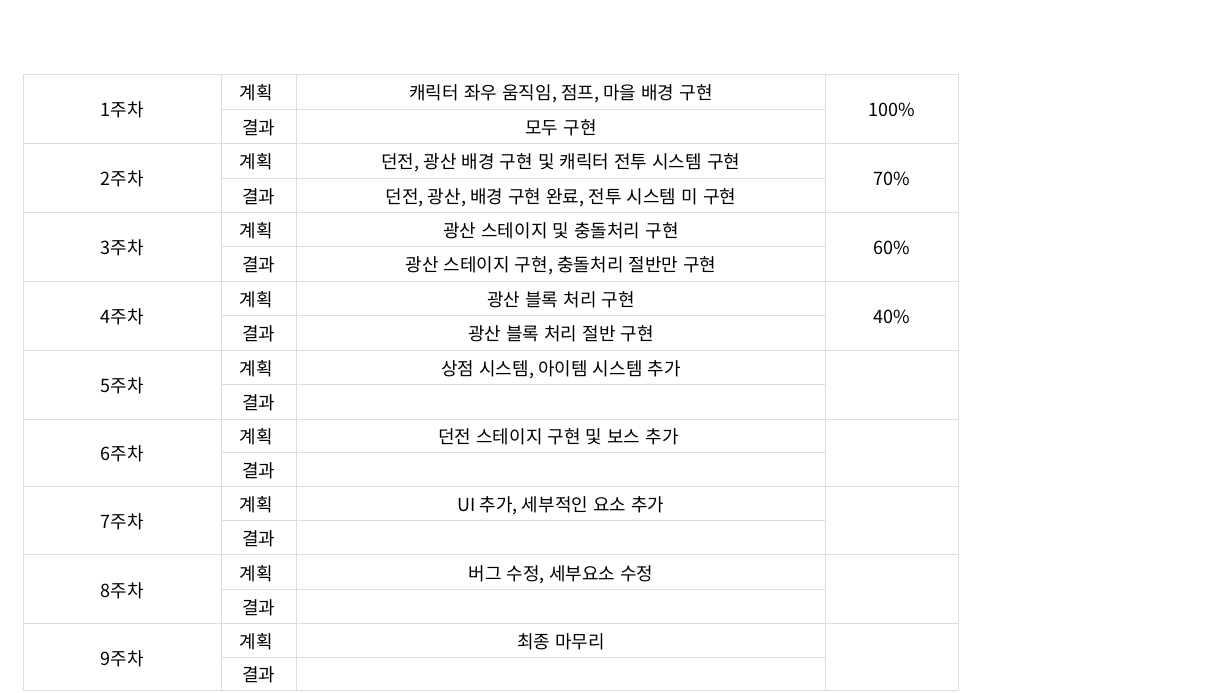
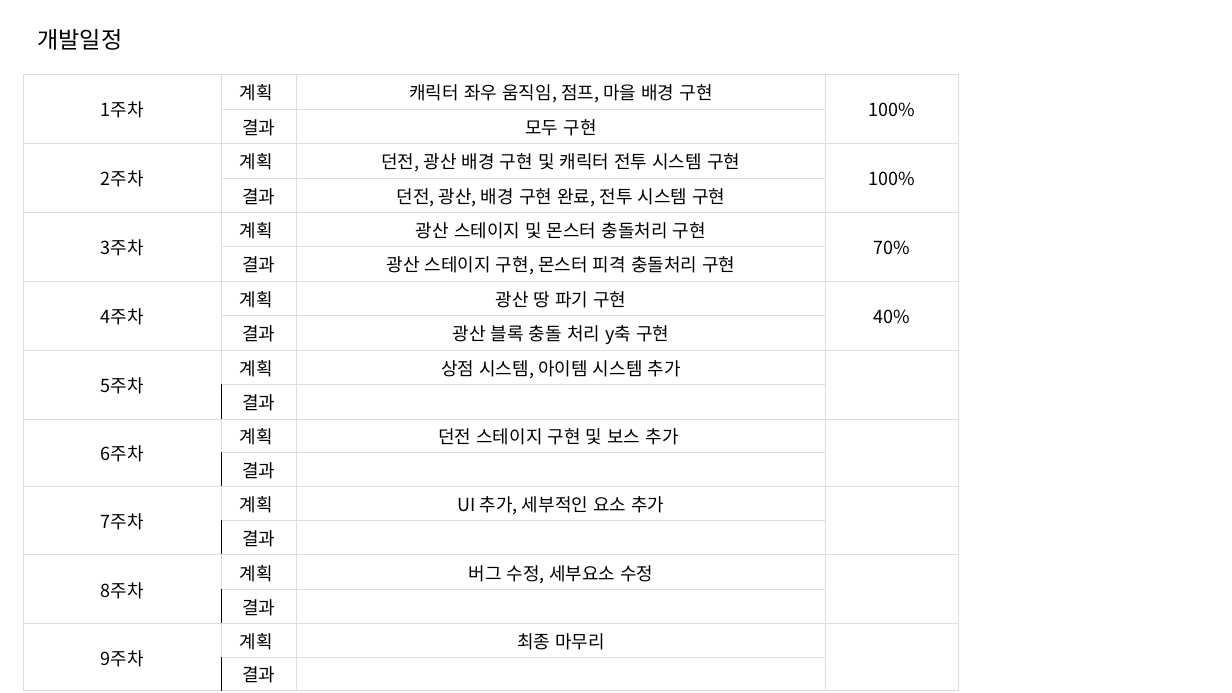
Before and after one commit to LH0728/2DGP_termproject, a slide deck: slide 2 of 2차 발표 자료/2022180034 이형욱.pptx. Drawn at 1232x693 pixels with LibreOffice and Linux fonts; fonts in the diff are those of the drawing. Boxes give left, top, right and bottom in pixels: in the first picture for what was removed or moved away, otherwise in the second. Text is boxed around its words. In the diff, an @@ line names an element or a change of style, - is before the commit and + after.

```diff
--- a/2차 발표 자료/2022180034 이형욱.pptx
+++ b/2차 발표 자료/2022180034 이형욱.pptx
@@ text added at <box>37,29,122,50</box>, 18 pt, text #000000 @@
+개발일정
@@ table at <box>23,75,958,687</box> @@
-row 3, column 4: 70%
+row 3, column 4: 100%
-row 4, column 3: 던전, 광산, 배경 구현 완료, 전투 시스템 미 구현
+row 4, column 3: 던전, 광산, 배경 구현 완료, 전투 시스템 구현
-row 5, column 3: 광산 스테이지 및 충돌처리 구현
+row 5, column 3: 광산 스테이지 및 몬스터 충돌처리 구현
-row 5, column 4: 60%
+row 5, column 4: 70%
-row 6, column 3: 광산 스테이지 구현, 충돌처리 절반만 구현
+row 6, column 3: 광산 스테이지 구현, 몬스터 피격 충돌처리 구현
-row 7, column 3: 광산 블록 처리 구현
+row 7, column 3: 광산 땅 파기 구현
-row 8, column 3: 광산 블록 처리 절반 구현
+row 8, column 3: 광산 블록 충돌 처리 y축 구현
@@ borders changed @@
```
Also in this commit, not shown: 4 other files.
